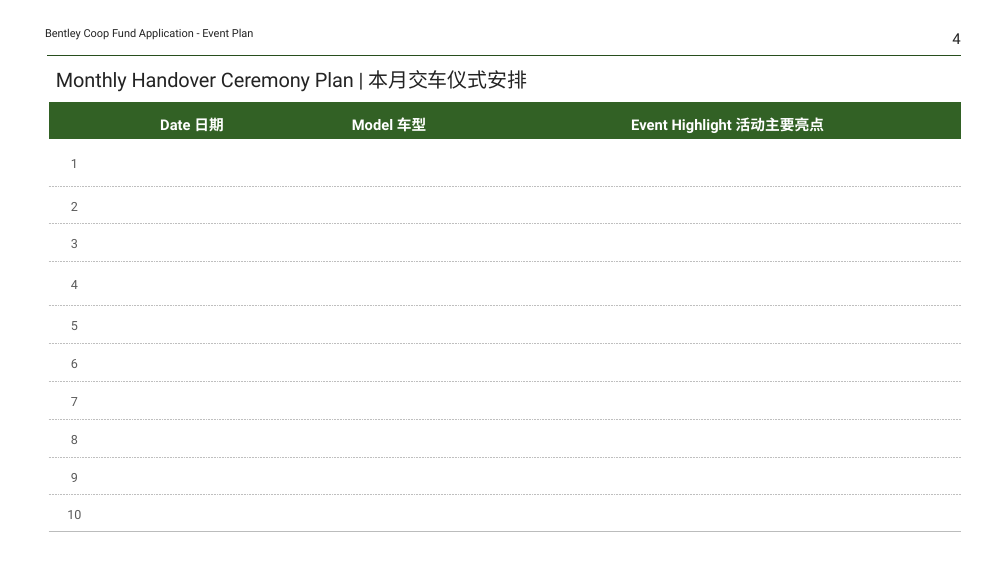
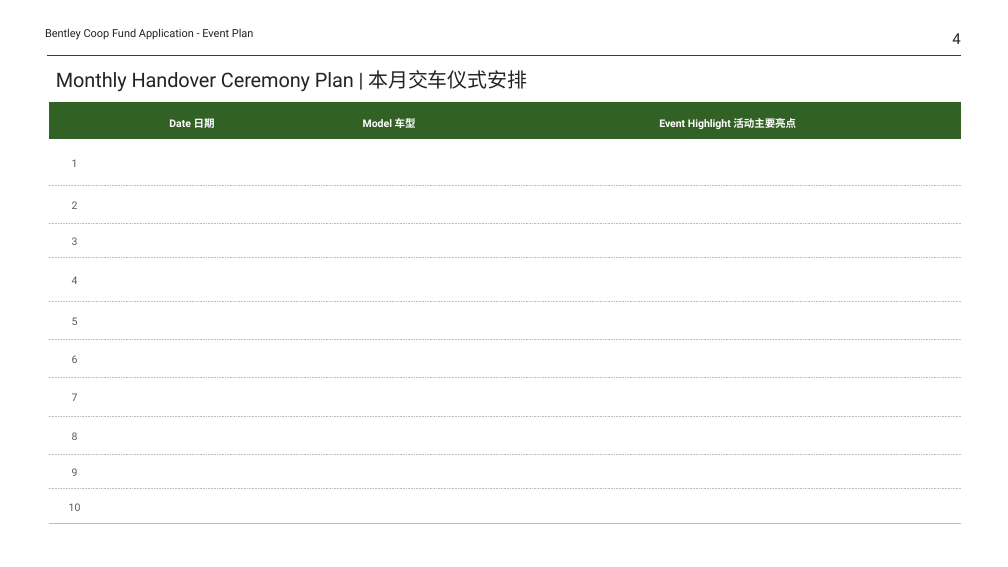
Before and after one commit to Yrtech-Tony/com.yrtech.Bentley.API.Upgrade, a slide deck: slide 4 of com.yrtech.bentleyAPI/com.yrtech.InventoryAPI/template/PlanHandOver.pptx. Drawn at 1008x567 pixels with LibreOffice and Linux fonts; fonts in the diff are those of the drawing. Boxes give left, top, right and bottom in pixels: in the first picture for what was removed or moved away, otherwise in the second. Text is boxed around its words. In the diff, an @@ line names an element or a change of style, - is before the commit and + after.

```diff
--- a/com.yrtech.bentleyAPI/com.yrtech.InventoryAPI/template/PlanHandOver.pptx
+++ b/com.yrtech.bentleyAPI/com.yrtech.InventoryAPI/template/PlanHandOver.pptx
@@ table at [48,102,961,525] @@
@@ size 14 to 10 pt in "Date 日期", "Model 车型", "Event Highlight 活动主要亮点" @@
@@ size 12 to 10 pt in "1", "2", "3", "4" and 6 more places @@
```
Also in this commit, not shown: 5 other slides changed, 5 other files.
